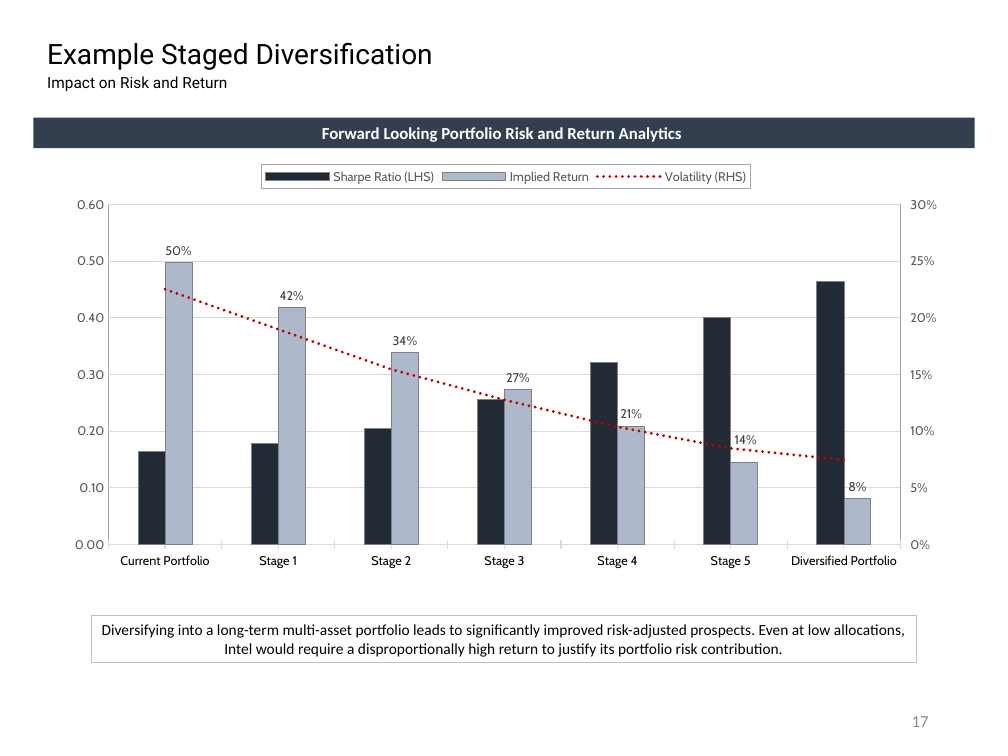
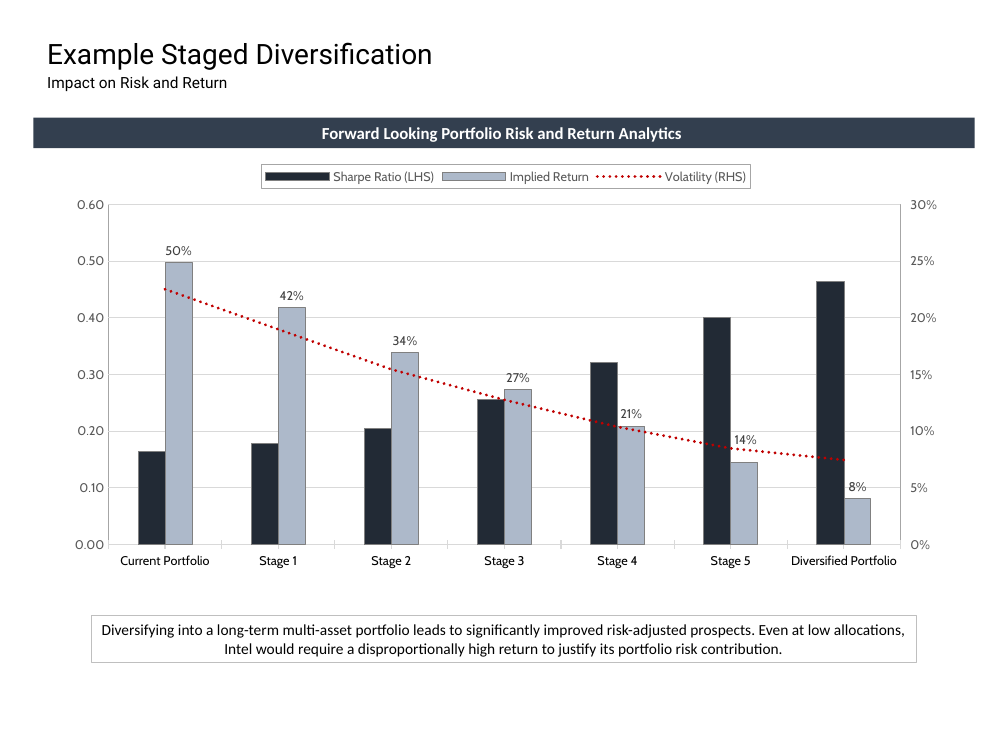
Before and after one commit to fabarker/epsilon-phi, a slide deck: slide 17 of epsilon-phi-core/src/python/epsilonPhi/ep_saa/marketing/Auto.pptx. Drawn at 1008x756 pixels with LibreOffice and Linux fonts; fonts in the diff are those of the drawing. Boxes give left, top, right and bottom in pixels: in the first picture for what was removed or moved away, otherwise in the second. Text is boxed around its words. In the diff, an @@ line names an element or a change of style, - is before the commit and + after.

```diff
--- a/epsilon-phi-core/src/python/epsilonPhi/ep_saa/marketing/Auto.pptx
+++ b/epsilon-phi-core/src/python/epsilonPhi/ep_saa/marketing/Auto.pptx
@@ page number removed at <box>912,716,929,727</box> @@
-17
```
Also in this commit, not shown: 6 other slides changed, 11 other files.
